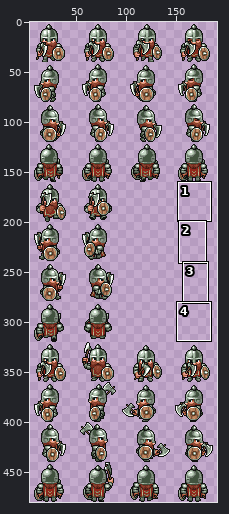
Sprite sheet: VoxelTest/VoxelTestContent/Entities/Dwarf/Sprites/soldier-axe-shield.png. The picture above shows the old version from afar; the outline marks the close-up.
Close-up. Old version:
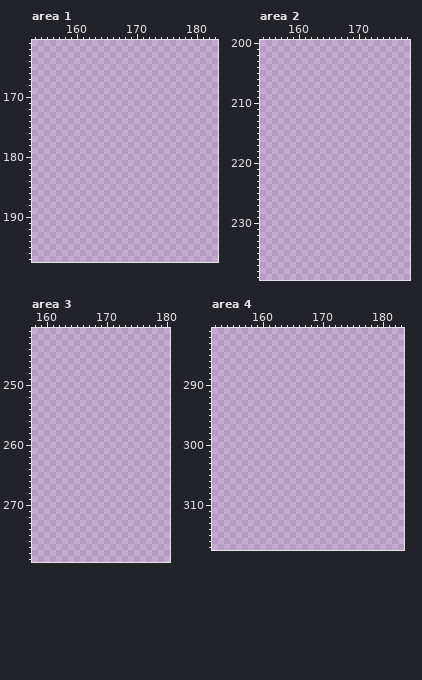
The file is 192x480 pixels. Shown: area 1: x 153..183, y 161..197; area 2: x 154..178, y 200..239; area 3: x 158..180, y 241..279; area 4: x 152..183, y 281..317. The wide view leaves out empty margins.
And afterwards:
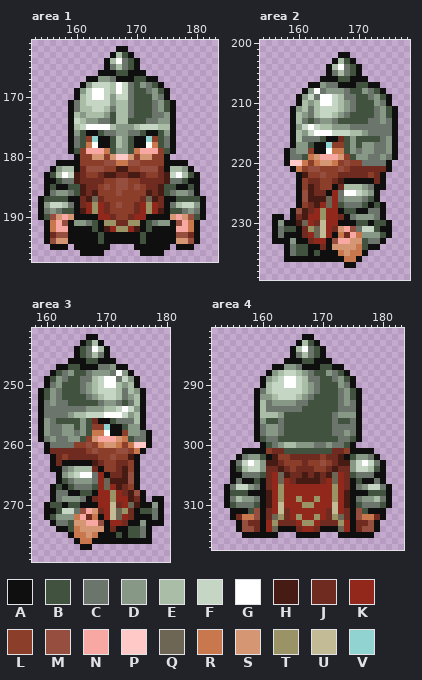
Palette (. is transparent): A #0f0f0f  B #41523e  C #6c756b  D #889886  E #a9bda7  F #c6d6c5  G #ffffff  H #451b13  J #6f2b1f  K #92271b  L #8b3f2b  M #964f3e  N #f8a8a3  P #fec9c7  Q #6e6654  R #c8784c  S #d49673  T #999366  U #c2bb95  V #91d3d1
Change:
Changed rows in their new state; - is an unchanged pixel.
Area 1:
first column x 154:
162 -------------AA-------------
163 ------------AEBA------------
164 -----------AEGCBA-----------
165 -----------ACECBA-----------
166 ----------AAABBAAA----------
167 --------AADDCAAABBAA--------
168 -------ADFFFEGFCBDCBA-------
169 ------ADFGGFEGFCBBCDBA------
170 ------AEFGGFDFFCBBBDCA------
171 -----ACEFFFFDEECBBBCDBA-----
172 -----ACEEFFECEECBBBCDBA-----
173 -----AEDEEEDBEECBBBCCDA-----
174 -----AFEDDCCBEEBBBCCDDA-----
175 -----AEFGGGGEDDDEFFFEEA-----
176 -----ADBAABCCDDCCBAABDA-----
177 -----ACBLVAABEDBAAVLBCA-----
178 -----ACBRGAABEDBAAGRBCA-----
179 -----ABLNNNRBDDBRNNNLBA-----
180 ------ALLSSLSPPSLSSLLA------
181 ---AAAALLLLMMRRMMLLLLAAAA---
182 --ADEEAJMMMLLHHLLMMMJAEEDA--
183 -ABEGFHJLLJHHJJHHJLLJHFGEBA-
184 -AABCCHJJJJLLMMLLJJJJHCCBAA-
185 -ABAABBHJJLMLMMLMLJJHBBAABA-
186 -ACDDCBHJHLLLMLLLLHJHBCDDCA-
187 ABBBBAAJHQJLLLLLLJQHJAABBBBA
188 ADFFECAJKTKJLMLLJKTKJACEFFDA
189 ACDCBBAHKTKJLLLLJKTKHABBCDCA
190 ABMSNSAAAAKKJLLJKKAAAASNSMBA
191 -ARNMADDCBATTJJTTABCDDAMNRA-
192 -ARNNAAAABAHKTTKHABAAAANNRA-
193 -AJMMAAAAABAAAAAABAAAAAMMJA-
194 -AMSSAAAAABAAAAAABAAAAASSMA-
195 --AAA-AAAAAA----AAAAAA-AAA--
196 -------AAAA------AAAA-------
Area 2:
first column x 156:
202 -----------AA--------
203 ----------AEBA-------
204 ---------AEGCBA------
205 ---------ACECBA------
206 --------AAABBAAA-----
207 ------AADCCAAABBAA---
208 -----ADGCDDDCBBDCBA--
209 ----ADFCGGFECCBBCDBA-
210 ----AEDEGGFEDCBBBDCA-
211 ---ADECEFFFEDCBBBCDBA
212 ---AEDCEFFEDCBBBBCDBA
213 ---AECBCDDCBBBBBCCDCA
214 ---ADFGFEEDDDCCCCCCCA
215 ---AEDFGGGFFFEEDCCCCA
216 ---AECCCBAAJBDBBBBCDA
217 ---ADDBAAVLLBDBDDCCDA
218 --ACDDLAAGRRBDCDDCCDA
219 --ACCBRSNNNSLBDDCCDCA
220 --APPRLRSSRLMLLCCCCA-
221 ---ARLMMLLLMLJJJJJJA-
222 ----AHLLMLLJJJJJLJA--
223 ----ALJJLLJHAAAAAJA--
224 ----ALHJLLAJEEEDCAA--
225 ----AMHJJAKCGGFEDA---
226 ----AMHHHQKCDDDCBA---
227 ----ALJHKQKBCCCBABA--
228 ---AMHJKTKKABBAACCA--
229 AA-AJHKKTKKJACDDDCA--
230 ADAAHQKJUKKAAABBABBA-
231 ACBBAJTQUKJSNMCFFBAA-
232 ACAAAJKQUKARJNRDDDBA-
233 AAADAAJKKAMNNSSBCCA--
234 --ACBBAAJASSSSRBAA---
235 --ACBBABAAARSRRA-----
236 --AAAAAAAAAARRA------
237 ------------AA-------
Area 3:
first column x 159:
242 --------AA-----------
243 -------ABEA----------
244 ------ABCGEA---------
245 ------ABCECA---------
246 -----AAABBAAA--------
247 ---AABBAAACCDAA------
248 --ABCDBBCDDDCGDA-----
249 -ABDCBBCCEFGGCFDA----
250 -ACDBBBCDEFGGEDEA----
251 ABDCBBBCDEFFFECEDA---
252 ABDCBBBBCDEFFECDEA---
253 ACDCCBBBBBCDDCBCEA---
254 ACCCCCCCDDDEEFGFDA---
255 ACCCCDEEFFFGGGFDEA---
256 ADCBBBBDBJAABCCCEA---
257 ADCCDDBDBLLVAABDDA---
258 ADCCDDCDBRRGAALDDCA--
259 ACDCCDDBLSNNNSRBCCA--
260 -ACCCCLLMLRSSRLRPPA--
261 -AJJJJJJLMLLLMMLRA---
262 --AJLJJJJJLLMLLHA----
263 --AJAAAAAHJLLJJLA----
264 --AACDEEEJALLJHLA----
265 ---ADEFGGCKAJJHMA----
266 ---ABCDDDCKQHHHMA----
267 --ABABCCCBKQKHJLA----
268 --ACCAABBAKKTKJHMA---
269 --ACDDDCAJKKTKKHJA-AA
270 -ABBABBAAAKKUJKQHAADA
271 -AABFFCMNSJKUQTJABBCA
272 -ABDDDRNJRAKUQKJAAACA
273 --ACCBSSNNMAKKJAADAAA
274 ---AABRSSSSAJAABBCA--
275 -----ARRSRAAABABBCA--
276 ------ARRAAAAAAAAAA--
277 -------AA------------
Area 4:
first column x 154:
282 -------------AA-------------
283 ------------AEBA------------
284 -----------AEGCBA-----------
285 -----------ACECBA-----------
286 ----------AAABBAAA----------
287 --------AADDCAAABBAA--------
288 -------ADEFFEDCBBDCBA-------
289 ------ADEFGGFECCBBCDBA------
290 ------AEFFGGFEDCBBBDCA------
291 -----ACEFFFFFEDCBBBCDBA-----
292 -----ADDEFFFEDCBBBBCDBA-----
293 -----AECDDDDCCBBBBBCDCA-----
294 -----AECCCCCCBBBBBBCCCA-----
295 -----AEEEDBBBBBBBBCDDDA-----
296 -----ADBBCBBBBBBBBCBBCA-----
297 -----ACDDCBBBBBBBBCCCCA-----
298 -----ACDDCBBBBBBBBCCDCA-----
299 -----ABCCBBBBBBBBBBCCBA-----
300 ------ABCDEEDDDCCDCCBA------
301 ---AAAALJJBBBBBBBBJJLAAAA---
302 --ACDDBAHLLJJJJJLJJHABDDCA--
303 -ACFGFDHHJLLLJLLMLJHHDFGFCA-
304 -ABEFFDJJHJLJJJLLJHJJDFFEBA-
305 -AACCCBJKQHJJHJHJHQKJBCCCAA-
306 -ACAABAJKQKJHHHHJKQKJABAACA-
307 ACFFDCAJKTKKKKKKKKTKJACDFFCA
308 ABBBAAAHKTKKKKKKKKTKHAAABBBA
309 ACEDDCAHKTKKTKKTKKTKHACDDECA
310 ABCCCBAHKUKKKTTKKKUKHABCCCBA
311 -AAABMAJKUJKKKKKKJUKJAMBAAA-
312 -AJRRMAJQTJKTKKTKJTQJAMRRJA-
313 --AMJJAKTJJJKTTKJJJTKAJJMA--
314 --AMMJAKQAAAJKKJAAAQKAJMMA--
315 ---AAAAAA---AAAA---AAAAAA---
Boxes around the changes in both close-ups, in picture pixels (x1, y1, x2, y2):
added: (38, 46, 206, 256)
added: (272, 52, 398, 268)
added: (38, 334, 164, 550)
added: (224, 334, 392, 538)
